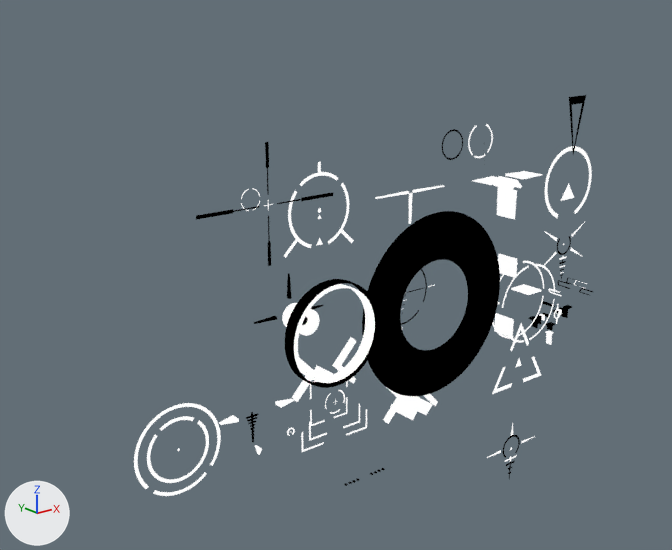
Two versions of the Blender file [workfiles]/reticle.blend, one commit apart.
Camera for both pictures: a 50 mm camera at (-47.7, -53.3, 23.3) aimed at (-6.2, -1.5, 2.6). Lighting does not change. The marker at lower left points along +X, +Y and +Z.

Script lines for the objects in view, before the commit:
```python
ob_border = bpy.data.objects.new('Border', me_circle)
ob_border.location = (0.0, 0.0, 0.0)
ob_circle_001 = bpy.data.objects.new('Circle.001', me_circle_009)
ob_circle_001.location = (14.28, -2.15, -18.12)
ob_circle_001.rotation_euler = (1.571, 0.0, 0.0)  # degrees (90, 0, 0)
ob_circle_001.scale = (0.672, 0.672, 0.672)
ob_cylinder = bpy.data.objects.new('Cylinder', me_cylinder_006)
ob_cylinder.location = (-13.45, 0.0, -6.45)
ob_mrs = bpy.data.objects.new('mrs', me_cube_004)
ob_mrs.location = (12.26, -2.15, -2.77)
ob_mrs.rotation_euler = (0.0, 1.571, 0.0)  # degrees (0, 90, 0)
ob_mrs_001 = bpy.data.objects.new('mrs.001', me_cube_005)
ob_mrs_001.location = (0.58, -2.15, 8.09)
ob_okp = bpy.data.objects.new('okp', me_cube)
ob_okp.location = (11.7, 0.0, 7.78)
ob_scope = bpy.data.objects.new('Scope', me_cylinder)
ob_scope.location = (19.04, 0.0, -5.84)
ob_scope2 = bpy.data.objects.new('Scope2', me_cylinder_003)
ob_scope2.location = (-12.76, 0.0, 1.83)
ob_top_of_the_pops = bpy.data.objects.new('top of the pops', me_cube_006)
ob_top_of_the_pops.location = (-8.07, 0.0, -4.18)
# also in view: 'reddit' at (-20.4, -2.1, -6.9); 'uwu' at (1.3, -2.1, -9.0)
```
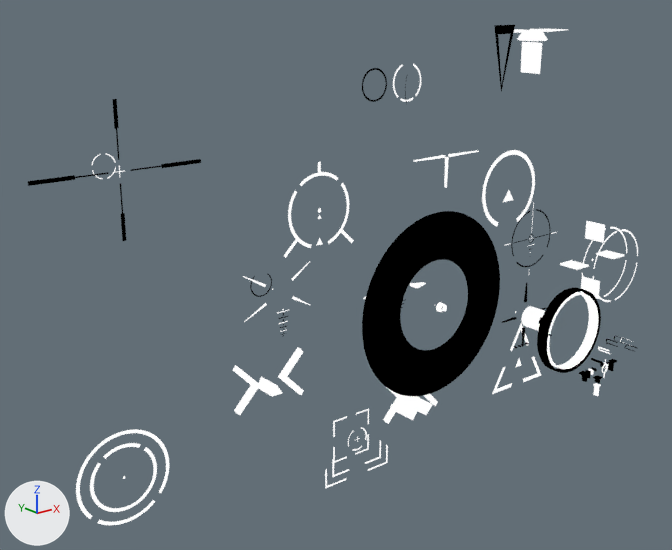
Changed parts and their boxes (x1, y1, x2, y2) in the pictures (672 x 550 px):
'Scope2', moved: before (254, 273, 379, 388); after (501, 283, 601, 373)
'reddit', moved: before (134, 403, 221, 496); after (76, 429, 169, 525)
'mrs', moved: before (492, 254, 555, 343); after (560, 221, 638, 302)
'okp', moved: before (472, 171, 543, 219); after (513, 29, 568, 74)
'top of the pops', moved: before (292, 337, 356, 402); after (233, 347, 304, 415)
'Schmidt', moved: before (196, 142, 333, 266); after (28, 99, 201, 241)
'rm', moved: before (545, 146, 592, 218); after (482, 150, 535, 227)
'fal', moved: before (442, 95, 586, 160); after (362, 25, 515, 104)
'Scope', moved: before (528, 278, 593, 345); after (579, 336, 638, 396)
'ragnok', moved: before (301, 381, 367, 452); after (325, 408, 388, 488)
'b4', moved: before (542, 222, 585, 279); after (242, 261, 310, 336)
'mrs.001', moved: before (375, 185, 445, 224); after (413, 150, 479, 188)
'Cylinder', deleted: before (219, 399, 385, 486)
'Circle.002', moved: before (401, 269, 434, 325); after (504, 202, 557, 270)
'ham', added: after (363, 282, 552, 348)
'Circle.001', deleted: before (487, 423, 535, 480)

What changed in the scene script:
```text
Add me_cylinder_006_1:
    me_cylinder_006_1.from_pydata(...)  # 504 vertices, 398 faces; spans x -3.21..3.21, y -15.38..-0.82, z -3.29..0.37
    me_cylinder_006_1.polygons.foreach_set('use_smooth', [True] * 398)
    # faces by material slot: [294, 104]
    me_cylinder_006_1.materials.append(mat_white)
    me_cylinder_006_1.materials.append(mat_black)
Change ob_scope:
    ob_scope.location: (19.04, 0.0, -5.84) -> (27.33, 0.0, -13.51)
Change ob_scope2:
    ob_scope2.location: (-12.76, 0.0, 1.83) -> (12.01, 0.0, -3.81)
Remove ob_cylinder:
    ob_cylinder = bpy.data.objects.new('Cylinder', me_cylinder_006)
    ob_cylinder.location = (-13.45, 0.0, -6.45)
Change ob_okp:
    ob_okp.location: (11.7, 0.0, 7.78) -> (13.74, 0.0, 19.66)
Change ob_mrs:
    ob_mrs.location: (12.26, -2.15, -2.77) -> (24.45, -2.15, -1.72)
Change ob_mrs_001:
    ob_mrs_001.location: (0.58, -2.15, 8.09) -> (4.36, -2.15, 10.44)
Change ob_top_of_the_pops:
    ob_top_of_the_pops.location: (-8.07, 0.0, -4.18) -> (-13.08, 0.0, -3.75)
Change ob_rm:
    ob_rm.location: (19.93, 0.0, 6.25) -> (11.95, 0.0, 6.76)
Change ob_reddit:
    ob_reddit.location: (-20.43, -2.15, -6.92) -> (-24.51, -2.15, -7.6)
Remove ob_circle_001:
    ob_circle_001 = bpy.data.objects.new('Circle.001', me_circle_009)
    ob_circle_001.location = (14.28, -2.15, -18.12)
    ob_circle_001.rotation_euler = (1.571, 0.0, 0.0)  # degrees (90, 0, 0)
    ob_circle_001.scale = (0.672, 0.672, 0.672)
Change ob_ragnok:
    ob_ragnok.location: (-6.28, 0.0, -7.73) -> (-3.99, 0.0, -11.69)
Change ob_b4:
    ob_b4.location: (19.9, -2.15, 0.58) -> (-13.26, 0.0, 3.42)
Change ob_fal:
    ob_fal.location: (8.14, -2.15, 11.26) -> (-0.02, -2.15, 16.39)
Change ob_schmidt:
    ob_schmidt.location: (-14.03, 0.0, 9.53) -> (-24.3, 0.0, 13.0)
Change ob_circle_002:
    ob_circle_002.location: (0.0, 0.0, 0.0) -> (15.24, 0.0, 1.91)
Add ob_ham:
    ob_ham = bpy.data.objects.new('ham', me_cylinder_006_1)
    ob_ham.location = (0.0, 0.0, 0.0)
```
